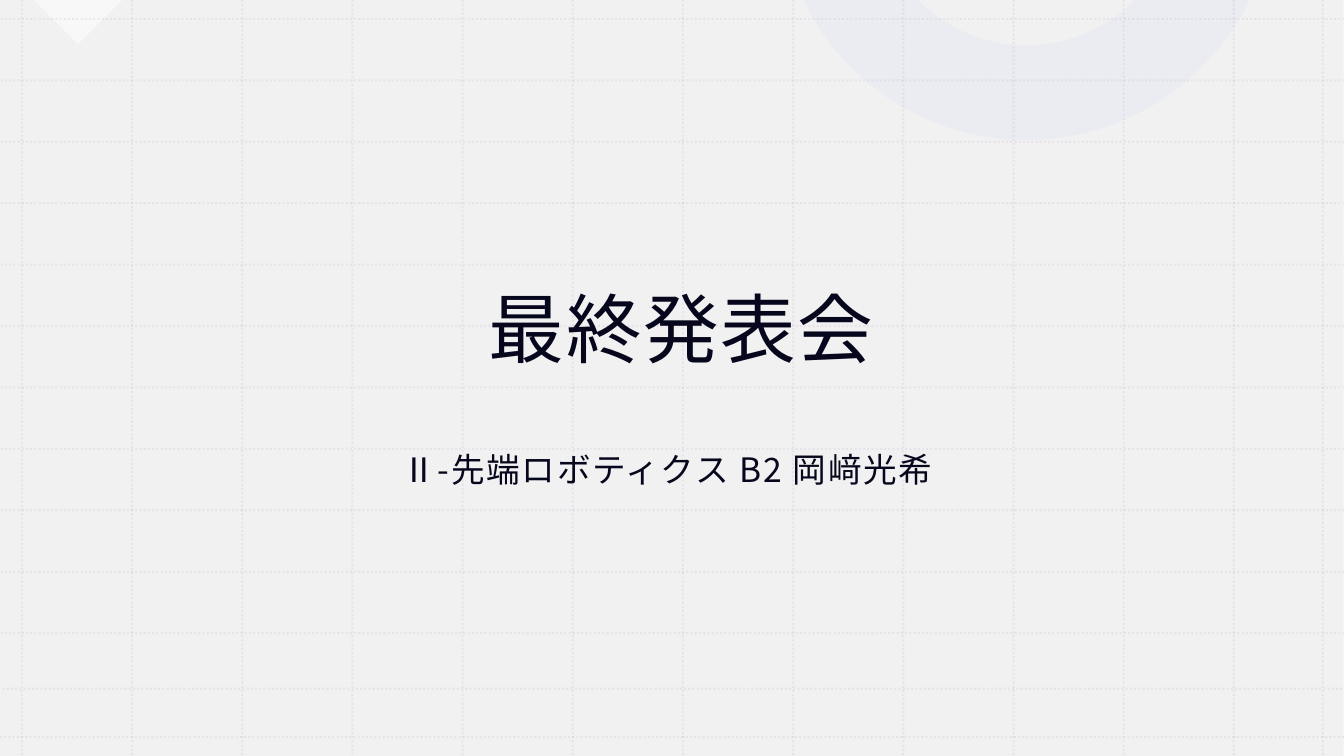
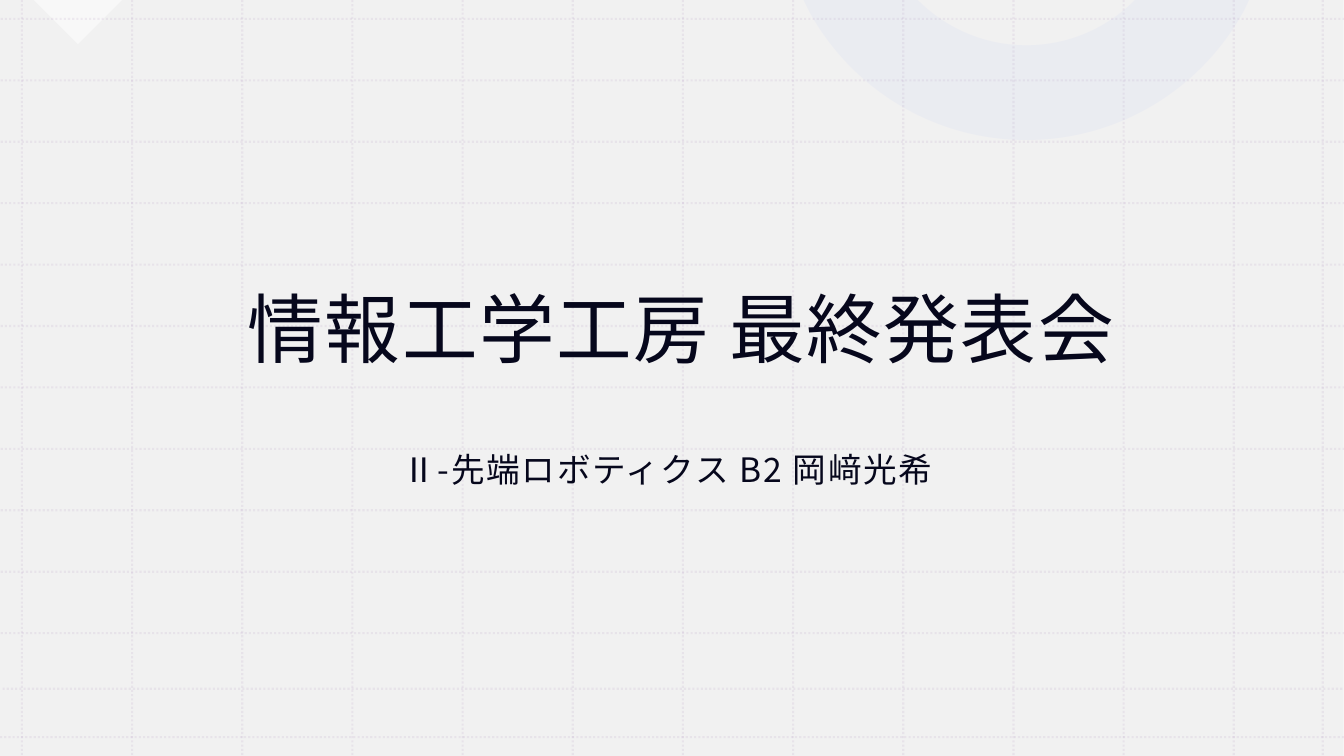
Before and after one commit to koki0517/KOBO_FPGA, a slide deck: slide 1 of 前期最終発表.pptx. Drawn at 1344x756 pixels with LibreOffice and Linux fonts; fonts in the diff are those of the drawing. Boxes give left, top, right and bottom in pixels: in the first picture for what was removed or moved away, otherwise in the second. Text is boxed around its words. In the diff, an @@ line names an element or a change of style, - is before the commit and + after.

```diff
--- a/前期最終発表.pptx
+++ b/前期最終発表.pptx
@@ title at <box>248,293,1113,364</box>: text changed @@
-最終発表会
+情報工学工房 最終発表会
```
Also in this commit, not shown: 3 other slides changed, 1 slide added, 1 other file.
